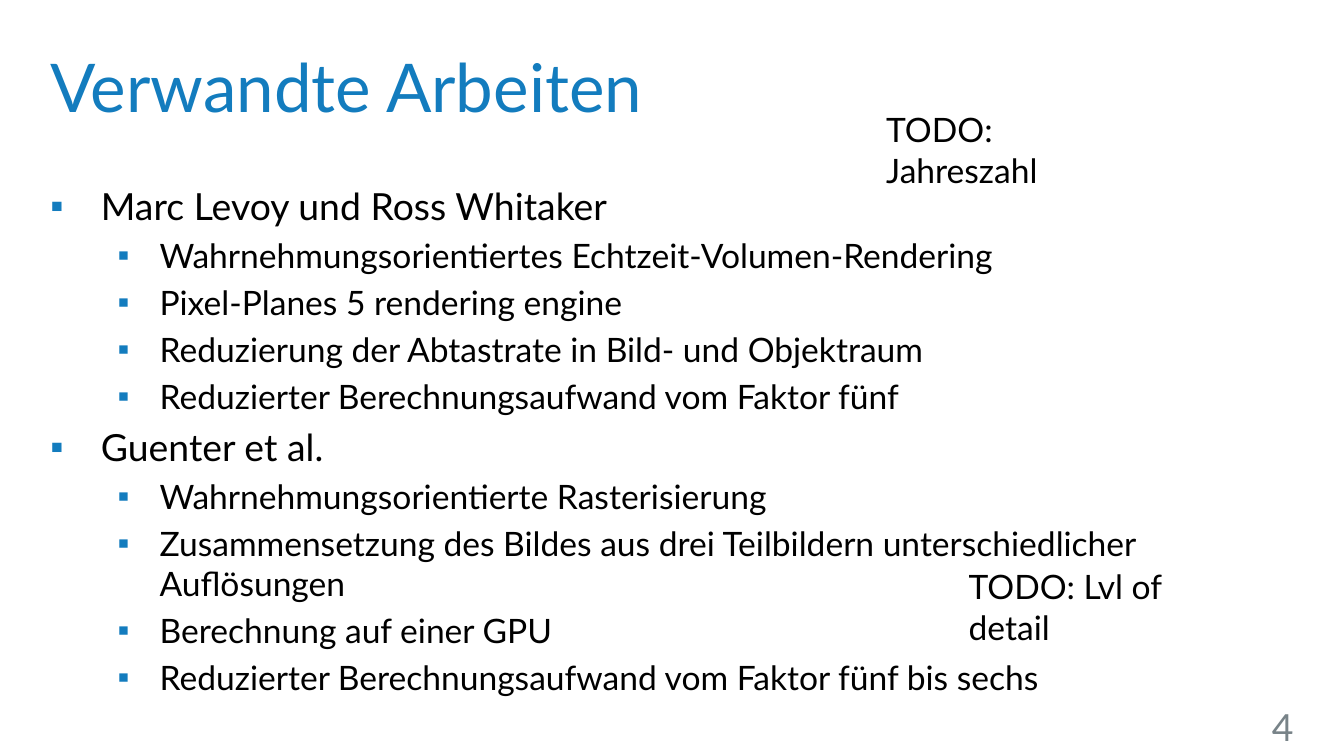
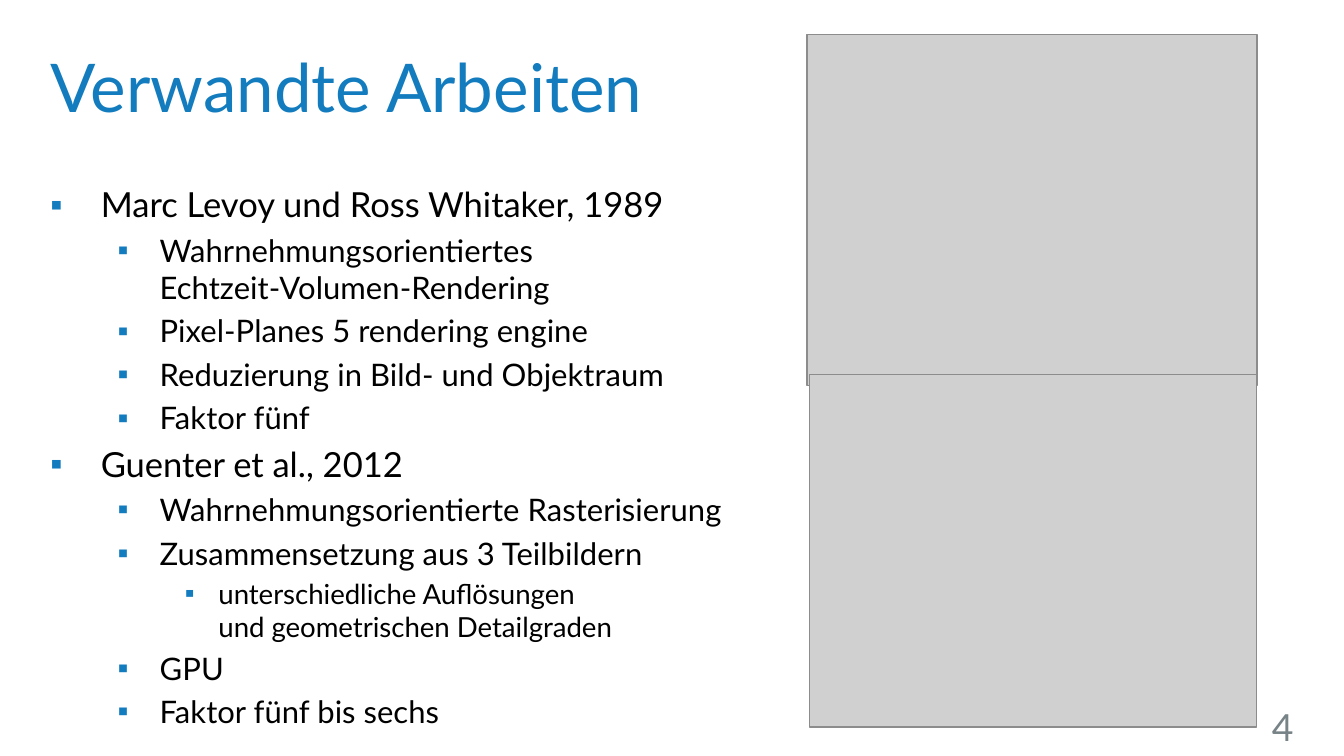
Before and after one commit to UniStuttgart-VISUS/FoveatedVolumeRendering, a slide deck: slide 4 of Dokumente/Vortrag/Wahrnehmungsorientiertes_Volumen-Rendering.pptx. Drawn at 1344x756 pixels with LibreOffice and Linux fonts; fonts in the diff are those of the drawing; grey boxes stand for pictures; background and template pictures are left out. Boxes give left, top, right and bottom in pixels: in the first picture for what was removed or moved away, otherwise in the second. Text is boxed around its words. In the diff, an @@ line names an element or a change of style, - is before the commit and + after.

Commit message:
Vortrag: Verwandte Arbeiten angepasst und mit Bildern ergänzt.

```diff
--- a/Dokumente/Vortrag/Wahrnehmungsorientiertes_Volumen-Rendering.pptx
+++ b/Dokumente/Vortrag/Wahrnehmungsorientiertes_Volumen-Rendering.pptx
@@ picture added at <box>806,35,1257,386</box> @@
@@ text removed at <box>886,117,1037,184</box> @@
-TODO: Jahreszahl
@@ text at <box>101,191,663,223</box>: text changed; size 20 to 18.5 pt @@
-▪ Marc Levoy und Ross Whitaker
+▪ Marc Levoy und Ross Whitaker, 1989
@@ text at <box>160,239,722,527</box>: size 18 to 16.6 pt in "Wahrnehmungsorientiertes Echtzeit-Volumen-Rendering", "Pixel-Planes 5 rendering engine", "Wahrnehmungsorientierte Rasterisierung" @@
@@ text at <box>101,363,664,482</box>: text changed; size 18 to 16.6 pt @@
-  ▪ Reduzierung der Abtastrate in Bild- und Objektraum
-  ▪ Reduzierter Berechnungsaufwand vom Faktor fünf
-▪ Guenter et al.
+  ▪ Reduzierung in Bild- und Objektraum
+  ▪ Faktor fünf
+▪ Guenter et al., 2012
@@ picture added at <box>809,375,1257,727</box> @@
@@ text at <box>160,542,642,681</box>: text changed; size 18 to 14.8 pt @@
-  ▪ Zusammensetzung des Bildes aus drei Teilbildern unterschiedlicher Auflösungen
-  ▪ Berechnung auf einer GPU
-  ▪ Reduzierter Berechnungsaufwand vom Faktor fünf bis sechs
+  ▪ Zusammensetzung aus 3 Teilbildern
+    ▪ unterschiedliche Auflösungen
+      und geometrischen Detailgraden
+  ▪ GPU
+  ▪ Faktor fünf bis sechs
@@ text removed at <box>969,574,1162,641</box> @@
-TODO: Lvl of detail
```
Also in this commit, not shown: 1 other file.
